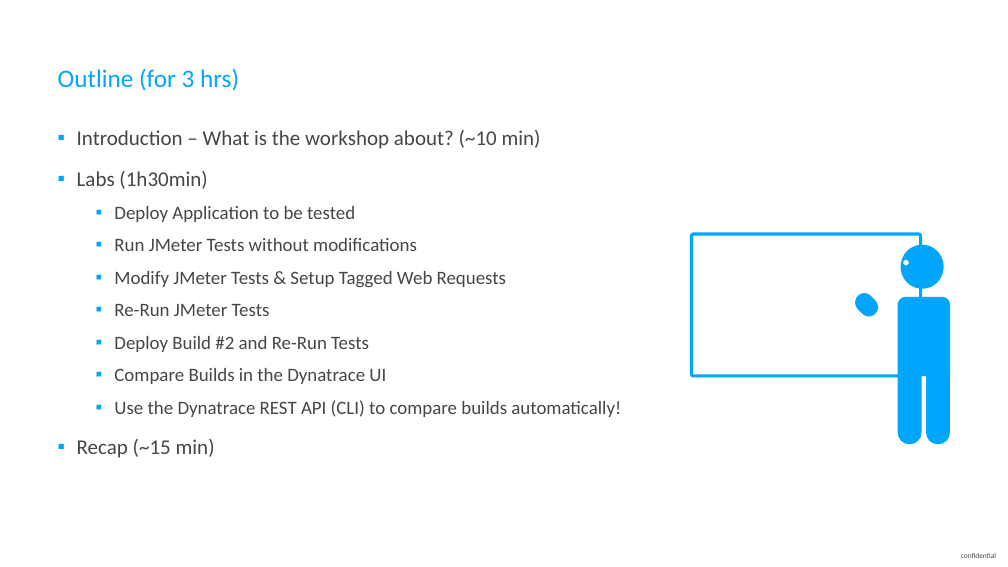
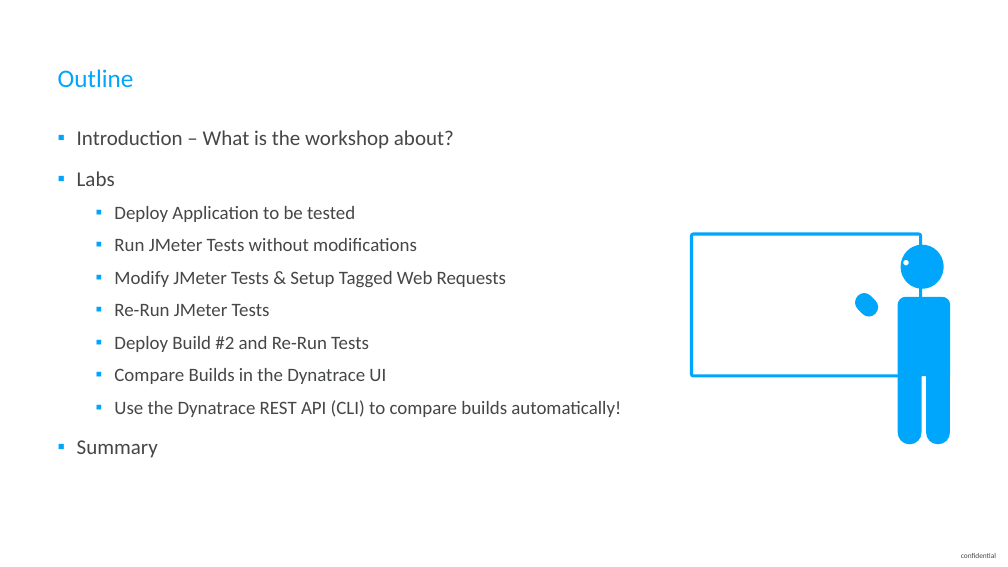
Before and after one commit to thiagobien/ACL, a slide deck: slide 4 of workshop/07_Performance_as_a_Service/ACMWorkshop_Performance_as_a_Self_Service.pptx. Drawn at 1008x567 pixels with LibreOffice and Linux fonts; fonts in the diff are those of the drawing. Boxes give left, top, right and bottom in pixels: in the first picture for what was removed or moved away, otherwise in the second. Text is boxed around its words. In the diff, an @@ line names an element or a change of style, - is before the commit and + after.

Commit message:
Save current progress of slides.

```diff
--- a/workshop/07_Performance_as_a_Service/ACMWorkshop_Performance_as_a_Self_Service.pptx
+++ b/workshop/07_Performance_as_a_Service/ACMWorkshop_Performance_as_a_Self_Service.pptx
@@ title at (58, 69, 134, 87): text changed @@
-Outline (for 3 hrs)
+Outline
@@ text at (77, 130, 454, 186): text changed @@
-▪ Introduction – What is the workshop about? (~10 min)
-▪ Labs (1h30min)
+▪ Introduction – What is the workshop about?
+▪ Labs
@@ text at (77, 440, 158, 458): text changed @@
-▪ Recap (~15 min)
+▪ Summary
```
Also in this commit, not shown: 2 other files.
